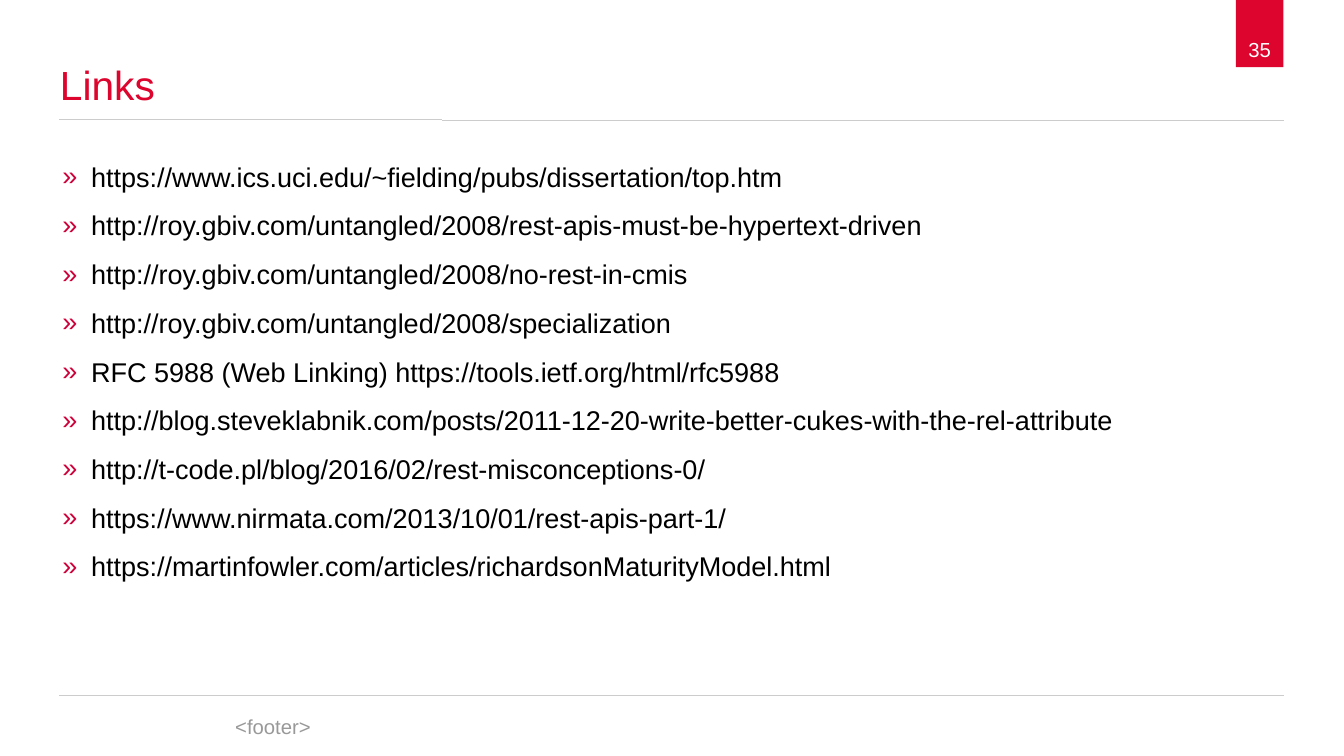
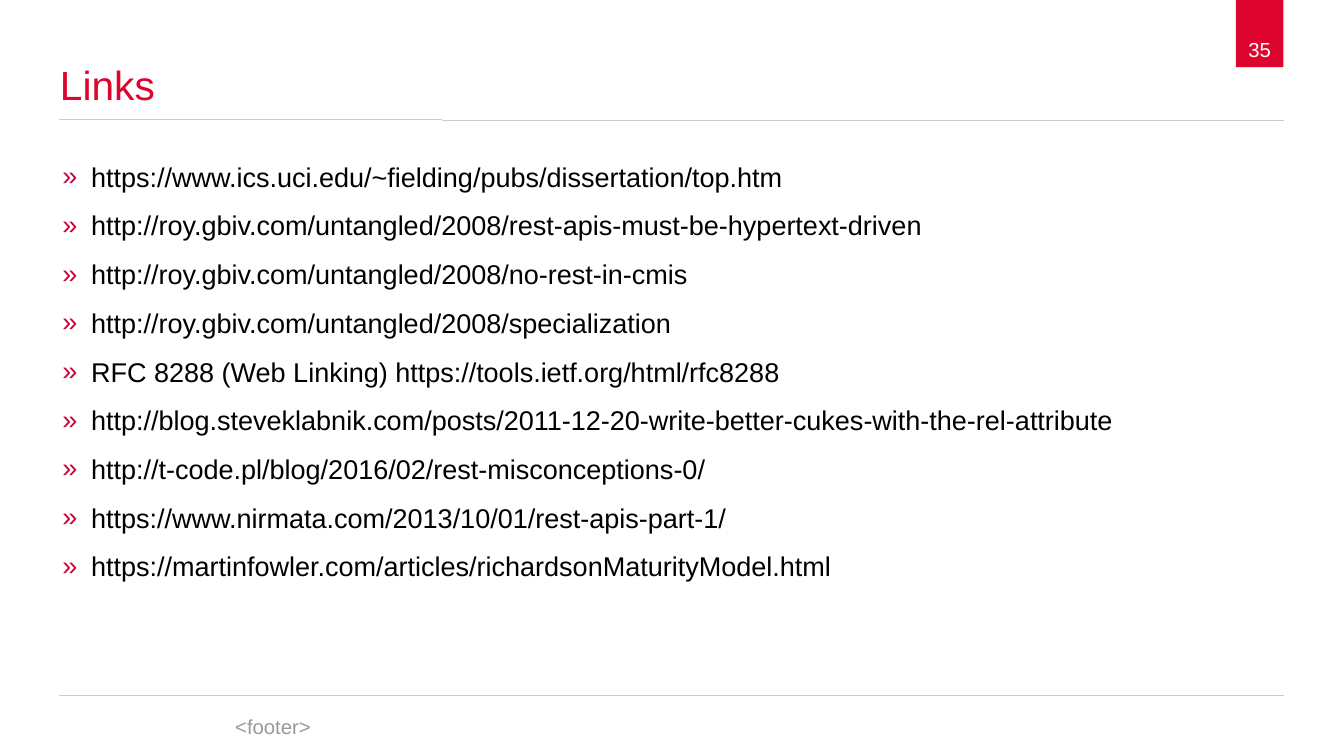
Before and after one commit to spaceone/presentations, a slide deck: slide 35 of representational-state-transfer/representational-state-transfer.odp. Drawn at 1344x756 pixels with LibreOffice and Linux fonts; fonts in the diff are those of the drawing; background and template pictures are left out. Boxes give left, top, right and bottom in pixels: in the first picture for what was removed or moved away, otherwise in the second. Text is boxed around its words. In the diff, an @@ line names an element or a change of style, - is before the commit and + after.

Commit message:
Add latest adjustments

```diff
--- a/representational-state-transfer/representational-state-transfer.odp
+++ b/representational-state-transfer/representational-state-transfer.odp
@@ text at (91,362,779,387): text changed @@
-» RFC 5988 (Web Linking) https://tools.ietf.org/html/rfc5988
+» RFC 8288 (Web Linking) https://tools.ietf.org/html/rfc8288
```
